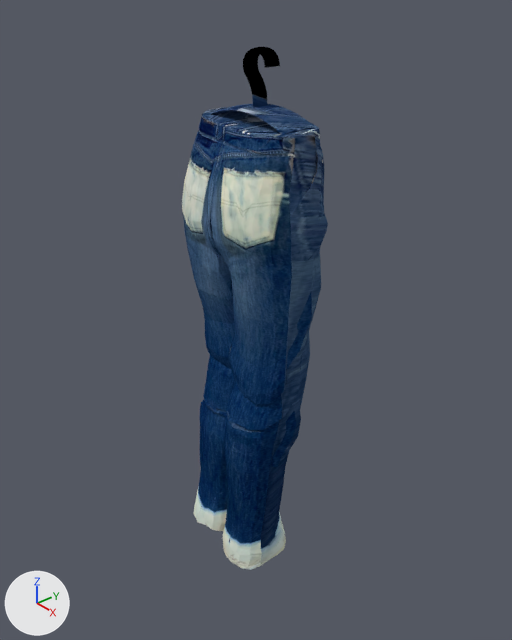
One commit to the Blender file 3d/Bfrontback.blend: the scene before it, then after it.
Rendered twice from a 50 mm lens placed at (10.07, -8.47, 7.17), pointed at (-0.09, 0.12, 0.19). Every picture has the same lights, and +X, +Y and +Z are marked at lower left.
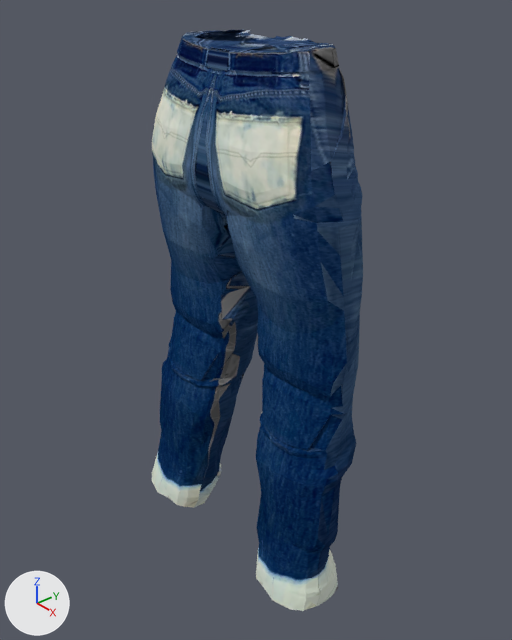
The change, as a diff of the scene's bpy script:
```diff
--- a/3d/Bfrontback.blend.py
+++ b/3d/Bfrontback.blend.py
@@ mat_material @@
+mat_material = diffuse_material('Material')
+mat_material.base_color = (0.753, 0.753, 0.753)  # light grey #e1e1e1
@@ me_object60 @@
 # used by ob_object60; location = (0.0, 0.0, 0.0); scale = (1.06, 4.35, 1.06)
-me_object60.from_pydata(...)  # 3746 vertices, 5234 faces; spans x -1.57..1.57, y -0.26..0.23, z -5.29..5.29
+me_object60.from_pydata(...)  # 3353 vertices, 4309 faces, 44 loose edges; spans x -2.85..2.85, y -0.29..0.26, z -5.2..5.47
+# me_object60 part 1: the loose piece of 259 vertices spanning x -0.63..0.16, y -0.23..0.21, z -5.14..3.87 is multiplied about its middle by the matrix ((1.48, 0.0, 0.123), (0.0, 1.139, 0.0), (-0.077, 0.0, 1.137)), then moved by (-0.47, 0.0, 0.56)
+# me_object60 part 2: the loose piece of 466 vertices spanning x -1.57..-0.74, y -0.23..0.21, z -5.02..4.12 is multiplied about its middle by the matrix ((1.48, 0.0, 0.123), (0.0, 1.139, 0.0), (-0.077, 0.0, 1.137)), then moved by (-0.88, 0.0, 0.65)
+# me_object60 part 3: the loose piece of 135 vertices spanning x -1.37..-0.07, y -0.25..-0.03, z -5.01..2.27 is multiplied about its middle by the matrix ((1.48, 0.0, 0.123), (0.0, 1.139, 0.0), (-0.077, 0.0, 1.137)), then moved by (-0.79, -0.02, 0.5)
+# me_object60 part 4: the loose piece of 259 vertices spanning x -0.63..0.16, y -0.23..0.21, z -5.14..3.87 is copied, and the copy is multiplied about its middle by the matrix ((-1.48, 0.0, -0.123), (0.0, 1.139, 0.0), (-0.077, 0.0, 1.137)), then moved by (0.94, 0.0, 0.56); it spans x -0.43..1.75, y -0.26..0.24, z -5.2..5.02
+# me_object60 part 5: the loose piece of 466 vertices spanning x -1.57..-0.74, y -0.23..0.21, z -5.02..4.12 is copied, and the copy is multiplied about its middle by the matrix ((-1.48, 0.0, -0.123), (0.0, 1.139, 0.0), (-0.077, 0.0, 1.137)), then moved by (3.19, 0.0, 0.65); it spans x 1.08..2.85, y -0.27..0.24, z -5.01..5.4
+# me_object60 part 6: the loose piece of 482 vertices spanning x 0.6..1.57, y -0.25..0.18, z -5.21..4.09 is rebuilt with 135 vertices and now spans x 0.26..2.54, y -0.29..-0.03, z -5.02..3.24
+# me_object60 part 7: 61 loose pieces with 1228 vertices, spanning x -1.56..1.47, y -0.26..0.22, z -5.29..5.29, are deleted
+# me_object60 part 8: 554 vertices removed from x -1.33..1.3, y -0.26..0.19, z -5.29..4.12; 1201 vertices added at x -2.81..2.84, y -0.29..0.26, z -5.2..5.47
 me_object60.materials.append(mat_material_003)
+me_object60.materials.append(mat_material)  # light grey #e1e1e1
@@ ob_object60 @@
 ob_object60 = bpy.data.objects.new('Object60', me_object60)
-ob_object60.location = (0.0, 0.0, 0.0)
+ob_object60.location = (-0.16, 0.0, 0.0)
 ob_object60.scale = (1.06, 4.35, 1.06)
```

Changed parts and their boxes (x1, y1, x2, y2) in the pictures (512 x 640 px; the box of a moved part takes in the faces that stretch with it):
'Object60', reshaped, moved (44% wider, 11% taller)
    before: (182, 47, 328, 570)
    after: (152, 29, 363, 611)
part 1 of me_object60, moved or reshaped
    before: (211, 234, 235, 531)
    after: (177, 183, 258, 508)
part 2 of me_object60, moved or reshaped
    before: (182, 113, 211, 513)
    after: (152, 35, 210, 478)
part 3 of me_object60, moved or reshaped
    before: (184, 220, 235, 529)
    after: (152, 160, 224, 505)
part 4 of me_object60, added
    after: (251, 282, 269, 568)
part 5 of me_object60, added
    after: (265, 46, 363, 611)
part 6 of me_object60, rebuilt (15% wider, 8% shorter)
    before: (238, 128, 328, 570)
    after: (226, 204, 330, 609)
part 7 of me_object60, deleted
    before: (211, 47, 317, 551)
part 8 of me_object60, built on
    before: (182, 107, 318, 568)
    after: (152, 29, 346, 590)
